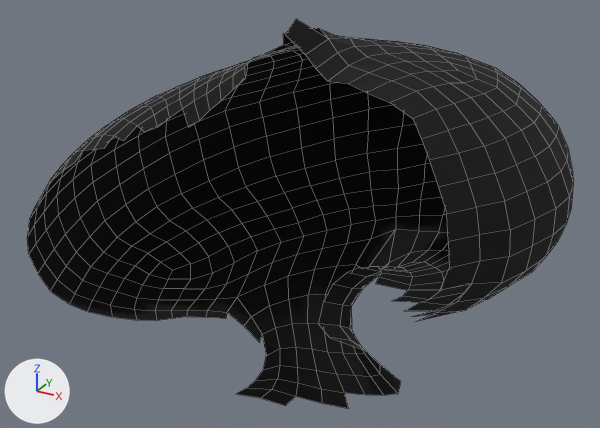
An edit to the OBJ model QS_project/data/Remeshing/Rot_ex_4_A_25/Rot_ex_4_A_25_Remeshed.obj, drawn before and after from the same camera.
The view is the same before and after, from a 50 mm camera at (4.67, -8.02, 3.3) aimed at (0.47, -0.38, -0.52). Lighting does not change. The marker at lower left points along +X, +Y and +Z. Mesh edges are drawn as thin lines. Where no turn or scale is listed for an object, it has been applied to the vertices.

Names of what the first picture shows: 'Rot_ex_4_A_25_Remeshed'.
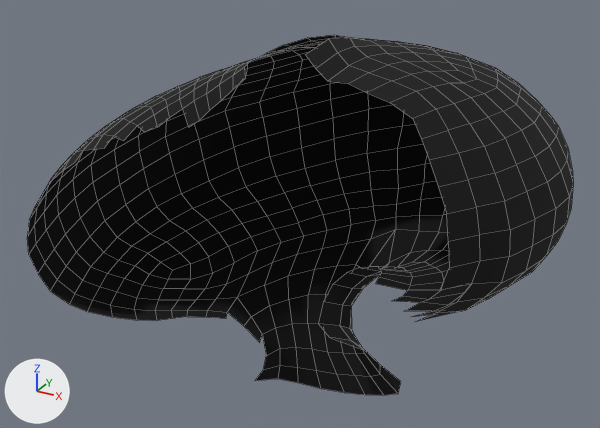
The change, as a list of edits to the scene's bpy script:
```text
Change me_rot_ex_4_a_25_remeshed:
    where me_rot_ex_4_a_25_remeshed.from_pydata(...)  # 644 vertices, 590 faces; spans x -2.07..3.47, y -2.63..1.98, z -3.18..1.83
    used by ob_rot_ex_4_a_25_remeshed; location = (0.0, 0.0, 0.0)
    verts and faces of me_rot_ex_4_a_25_remeshed; kept vertices keep their numbers, new ones are numbered from 644
    before: 4 (0.29, -1.01, 1.39) at pixel (253, 57), 5 (0.13, -0.93, 1.26) at pixel (244, 66), 6 (0.33, -0.47, 1.42) at pixel (283, 44), 7 (0.47, -0.72, 1.6) at pixel (283, 33), 8 (0.66, -0.66, 1.66)
    before: 9 (0.87, -0.71, 1.68) at pixel (319, 28), 10 (0.82, -1.09, 1.83) at pixel (296, 18), 11 (0.83, -1.31, 1.72) at pixel (285, 34), 12 (1.02, -1.28, 1.55) at pixel (305, 54), 21 (-0.01, -0.59, 1.24) at pixel (250, 60)
    before: 28 (0.58, -0.41, 1.51), 30 (0.9, -0.45, 1.58) at pixel (334, 34), 31 (1.17, -0.64, 1.61) at pixel (349, 37), 637 (0.15, -0.53, 1.32) at pixel (266, 53), 638 (1.09, -0.94, 1.65) at pixel (328, 38)
    before: 603 (0.18, -0.97, -2.53) at pixel (254, 380), 604 (0.04, -0.93, -2.71) at pixel (247, 387), 605 (0.25, -0.68, -2.81) at pixel (272, 389), 606 (0.35, -0.72, -2.6) at pixel (277, 378), 607 (0.55, -0.57, -2.69) at pixel (297, 382)
    before: 608 (0.83, -0.49, -2.73) at pixel (321, 388), 620 (-0.14, -0.91, -2.88) at pixel (235, 394), 621 (0.07, -0.67, -3.01) at pixel (260, 398), 622 (0.48, -0.51, -2.95) at pixel (295, 396), 623 (0.31, -0.47, -3.18) at pixel (285, 405)
    before: 624 (0.79, -0.4, -3.01) at pixel (321, 403), 625 (1.15, -0.37, -2.99) at pixel (348, 408), 626 (1.12, -0.46, -2.7) at pixel (344, 392)
    me_rot_ex_4_a_25_remeshed part 1
    add delete_vertices([4, *range(7, 12)])  # with the faces that use them
    me_rot_ex_4_a_25_remeshed part 2
    add delete_vertices([604, 605, *range(620, 626)])  # with the faces that use them
```

Boxes (x1, y1, x2, y2) around the edits, measured in the pictures (600 x 428 px):
'Rot_ex_4_A_25_Remeshed', reshaped (7% shorter): before (27, 19, 573, 408); after (27, 35, 573, 395)
part 1 of me_rot_ex_4_a_25_remeshed, deleted (black): before (246, 19, 348, 66)
part 2 of me_rot_ex_4_a_25_remeshed, deleted (black): before (237, 379, 348, 408)
